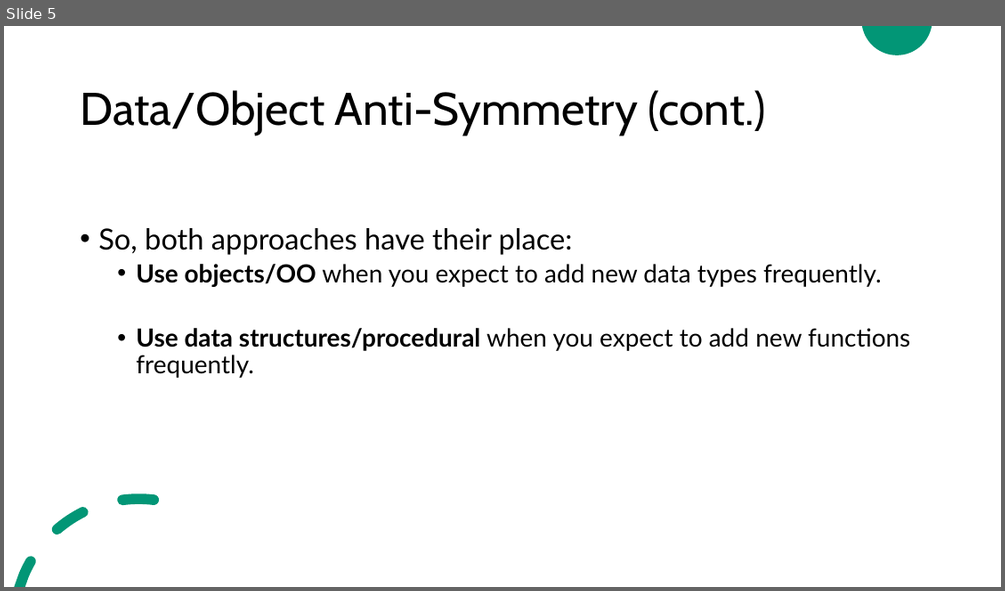
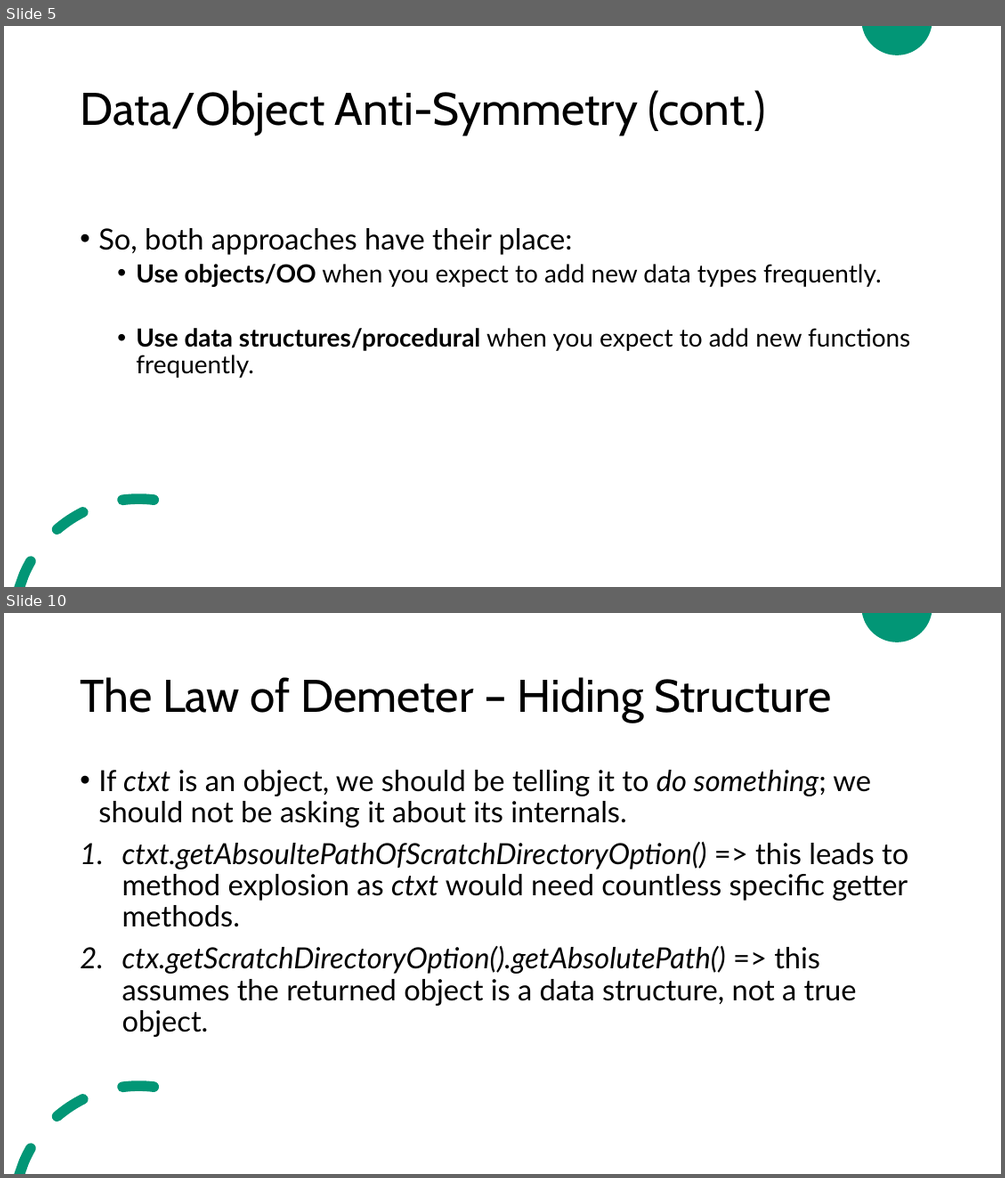
Before and after one commit to ZeinaZayed4/clean-code, a slide deck: Clean Code - Chapter 6.pptx. Shown one above the other, each under a label of ours: slide 5 before the commit, slides 5 and 10 after it; the slides between them are not shown. The pictures are 1005x591 and 1005x1178 pixels, drawn with LibreOffice and Linux fonts; fonts in the diff are those of the drawing. Boxes give left, top, right and bottom in pixels: in the first picture for what was removed or moved away, otherwise in the second. Text is boxed around its words. In the diff, an @@ line names an element or a change of style, - is before the commit and + after.

Commit message:
Update Clean Code - Chapter 6.pptx
Completed reading chapter 6 - objects and data structures

```diff
--- a/Clean Code - Chapter 6.pptx
+++ b/Clean Code - Chapter 6.pptx
@@ slide 10 added at <box>4,613,1001,1174</box>, background #FFFFFF; not listed: 2 template elements that a slide beside it also shows @@
@@ title added at <box>80,677,832,722</box>, 44 pt, text #000000 @@
+The Law of Demeter – Hiding Structure
@@ text added at <box>98,770,908,1037</box>, 28 pt, text #000000 @@
+• If ctxt is an object, we should be telling it to do something; we should not be asking it about its internals.
+1. ctxt.getAbsoultePathOfScratchDirectoryOption() => this leads to method explosion as ctxt would need countless specific getter methods.
+2. ctx.getScratchDirectoryOption().getAbsolutePath() => this assumes the returned object is a data structure, not a true object.
```
Also in this commit, not shown: 7 other slides added.
